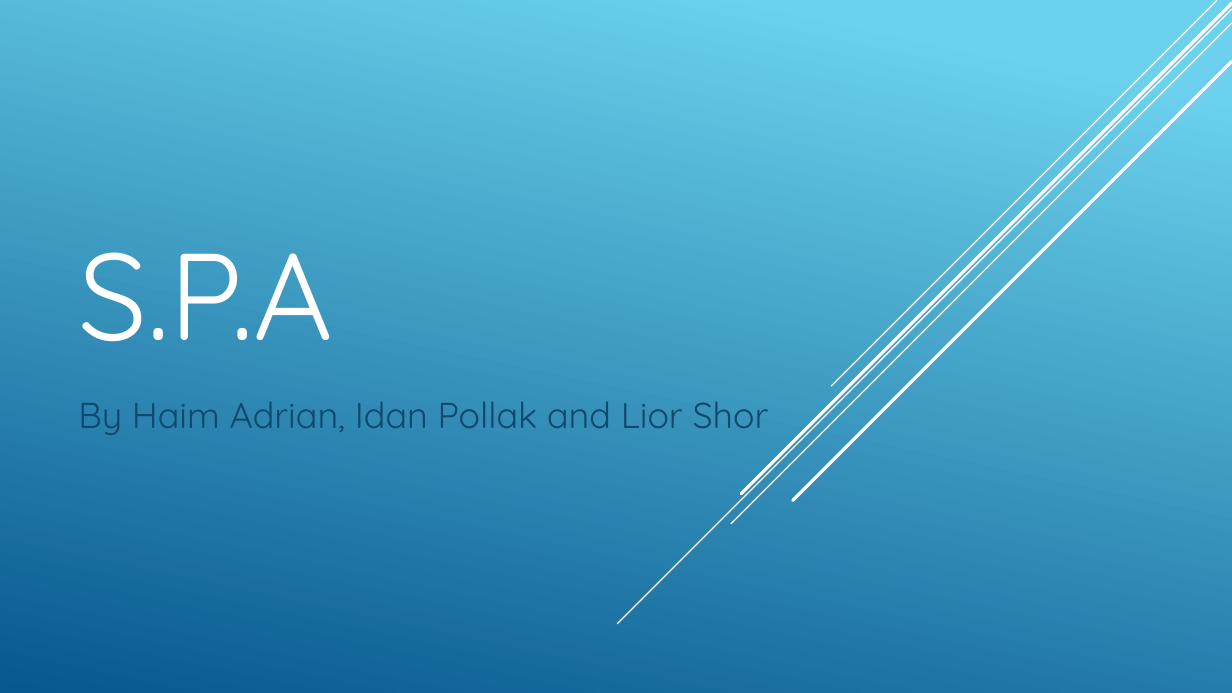
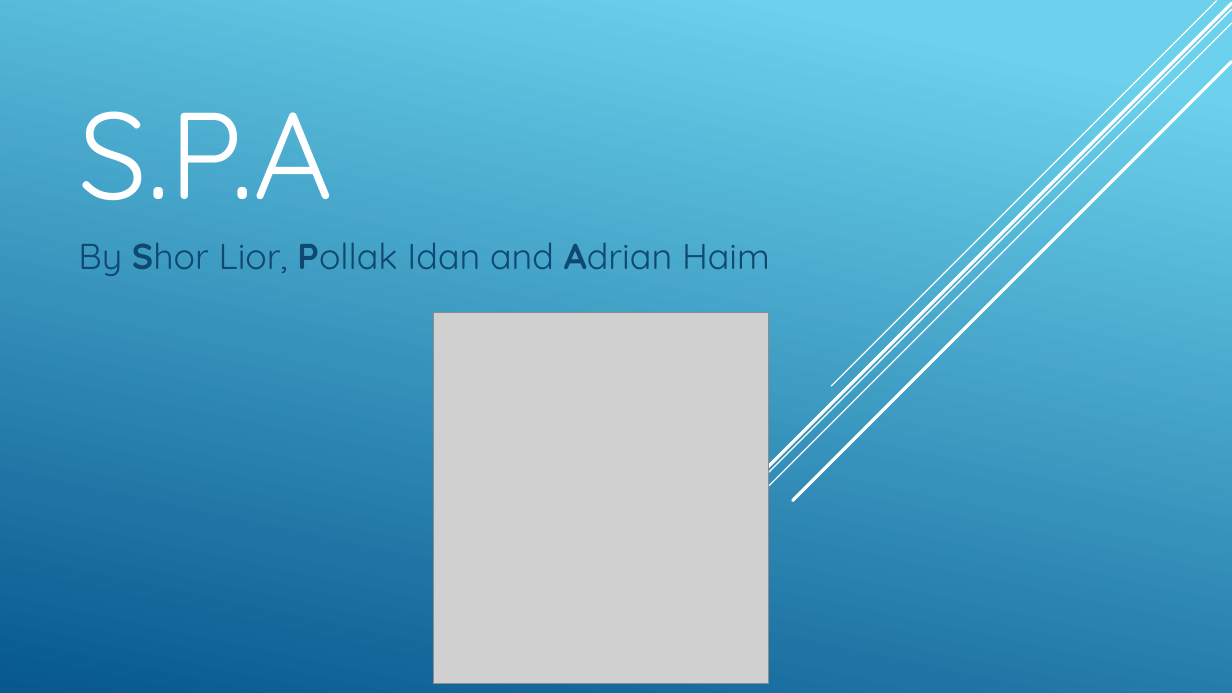
Before and after one commit to haimadrian/SE-Java-Project, a slide deck: slide 1 of Project presentation/SPA-Presentation.pptx. Drawn at 1232x693 pixels with LibreOffice and Linux fonts; fonts in the diff are those of the drawing; grey boxes stand for pictures. Boxes give left, top, right and bottom in pixels: in the first picture for what was removed or moved away, otherwise in the second. Text is boxed around its words. In the diff, an @@ line names an element or a change of style, - is before the commit and + after.

```diff
--- a/Project presentation/SPA-Presentation.pptx
+++ b/Project presentation/SPA-Presentation.pptx
@@ title "S.P.A": place and size @@
-title "S.P.A" at (78,252,333,341)
+title "S.P.A" at (78,111,333,200)
@@ subtitle at (78,242,770,276): text changed @@
-By Haim Adrian, Idan Pollak and Lior Shor
+By Shor Lior, Pollak Idan and Adrian Haim
@@ picture added at (433,312,769,684) @@
```
Also in this commit, not shown: 2 other slides changed, 2 slides added, 3 other files.
